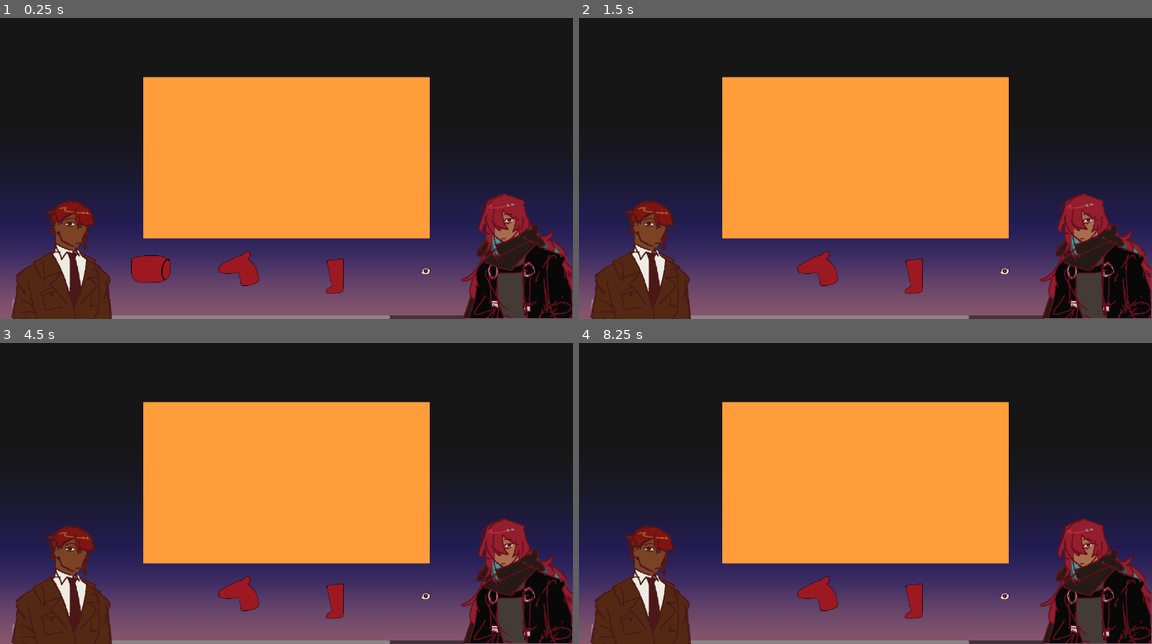
Above: before the commit, frames 1-4 (two rows, left to right).
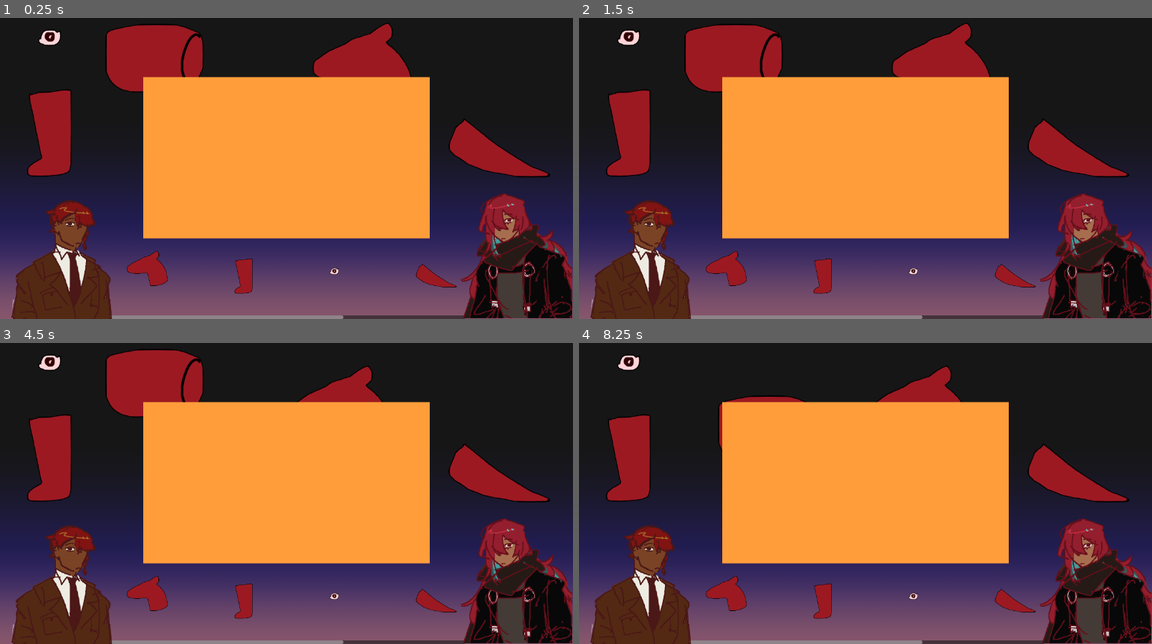
Above: after the commit, the same moments.

Repository: preser00/unbutchershop
Game: Godot game, scene res://scenes/test scenes/sol/sol_test_scene.tscn
The game is run twice, just before and just after one commit, with the same random seed, the same clock (stepped at 60 frames per second) and the same inputs.
Inputs (mouse positions are in pixels of both pictures, inside the frame that each line leads up to; where the layout moved, square brackets give the same spot in the first picture):
- Up to frame 1 (0.25 s): no input
- Up to frame 2 (1.5 s): click (727, 270) [733, 270] at 0.5 s; click (727, 270) at 1.27 s
- Up to frame 3 (4.5 s): click (148, 595) at 2.02 s; tap Enter at 2.75, 4.25 s; move the mouse to (412, 466) at 2.77 s; press the mouse at (412, 466) at 2.78 s; release the mouse at (412, 466) at 3.5 s; tap Space at 3.5 s; drag from (171, 499) to (257, 547) at 3.52 s; move the mouse to (343, 412) at 4.27 s; press the mouse at (343, 412) at 4.28 s
- Up to frame 4 (8.25 s): release the mouse at (922, 412) at 5 s; tap Space at 5, 6.5 s; drag from (836, 547) to (693, 433) at 5.02 s; tap Enter at 5.75 s; move the mouse to (1037, 529) at 5.77 s; press the mouse at (1037, 529) at 5.78 s; release the mouse at (1037, 529) at 6.5 s; drag from (693, 433) to (779, 403) at 6.52 s; move the mouse to (894, 481) at 7.27 s; press the mouse at (894, 481) at 7.28 s; release the mouse at (894, 481) at 8 s; drag from (779, 403) to (750, 499) at 8.02 s

The runs differ from the first frame. In frame 1, 9.4% of the frame differs, in the area x 4-96%, y 1-100%; in frame 2, 9.5%; in frame 3, 8.6%; in frame 4, 5.9%.

Commit message:
draggable meats, screen limit on dragging

Diff:
--- a/project.godot
+++ b/project.godot
@@ -19,6 +19,7 @@
 
 window/size/viewport_width=1280
 window/size/viewport_height=720
+window/vsync/vsync_mode=0
 
 [input]
 
--- /dev/null
+++ b/scene meats/eyemeat.tscn
@@ -0,0 +1,17 @@
+[gd_scene load_steps=3 format=3 uid="uid://b06e3svkl0m68"]
+
+[ext_resource type="Texture2D" uid="uid://ccnlx00w6e65a" path="res://assets/temp assets/test meats/access1.png" id="1_mhtmd"]
+
+[sub_resource type="RectangleShape2D" id="RectangleShape2D_vg0p3"]
+size = Vector2(57, 51)
+
+[node name="eyemeat" type="Node2D"]
+
+[node name="meatimage" type="Sprite2D" parent="."]
+texture = ExtResource("1_mhtmd")
+
+[node name="Area2D" type="Area2D" parent="."]
+
+[node name="CollisionShape2D" type="CollisionShape2D" parent="Area2D"]
+position = Vector2(-3.5, -15.5)
+shape = SubResource("RectangleShape2D_vg0p3")
--- /dev/null
+++ b/scene meats/headmeat.tscn
@@ -0,0 +1,18 @@
+[gd_scene load_steps=3 format=3 uid="uid://bv1w2lgafr14l"]
+
+[ext_resource type="Texture2D" uid="uid://bmponpm7iuwgv" path="res://assets/temp assets/test meats/meat1.png" id="1_8hw4o"]
+
+[sub_resource type="RectangleShape2D" id="RectangleShape2D_vg0p3"]
+size = Vector2(242, 195)
+
+[node name="headmeat" type="Node2D"]
+
+[node name="meatimage" type="Sprite2D" parent="."]
+position = Vector2(25, 8)
+texture = ExtResource("1_8hw4o")
+
+[node name="Area2D" type="Area2D" parent="."]
+
+[node name="CollisionShape2D" type="CollisionShape2D" parent="Area2D"]
+position = Vector2(4, -25.5)
+shape = SubResource("RectangleShape2D_vg0p3")
--- /dev/null
+++ b/scene meats/legmeat.tscn
@@ -0,0 +1,17 @@
+[gd_scene load_steps=3 format=3 uid="uid://cfwukvieu4ox2"]
+
+[ext_resource type="Texture2D" uid="uid://bgx1n2yu7lipw" path="res://assets/temp assets/test meats/meat2.png" id="1_euved"]
+
+[sub_resource type="RectangleShape2D" id="RectangleShape2D_vg0p3"]
+size = Vector2(117, 203.5)
+
+[node name="legmeat" type="Node2D"]
+
+[node name="meatimage" type="Sprite2D" parent="."]
+texture = ExtResource("1_euved")
+
+[node name="Area2D" type="Area2D" parent="."]
+
+[node name="CollisionShape2D" type="CollisionShape2D" parent="Area2D"]
+position = Vector2(2.5, 9.25)
+shape = SubResource("RectangleShape2D_vg0p3")
--- /dev/null
+++ b/scene meats/meat.tscn
@@ -0,0 +1,17 @@
+[gd_scene load_steps=3 format=3 uid="uid://b0444gueukw25"]
+
+[ext_resource type="Texture2D" uid="uid://cua8270cu1yov" path="res://assets/temp assets/test meats/meat3.png" id="1_c03vv"]
+
+[sub_resource type="RectangleShape2D" id="RectangleShape2D_vg0p3"]
+size = Vector2(242, 156)
+
+[node name="meat" type="Node2D"]
+
+[node name="meatimage" type="Sprite2D" parent="."]
+texture = ExtResource("1_c03vv")
+
+[node name="Area2D" type="Area2D" parent="."]
+
+[node name="CollisionShape2D" type="CollisionShape2D" parent="Area2D"]
+position = Vector2(-4, -28)
+shape = SubResource("RectangleShape2D_vg0p3")
--- /dev/null
+++ b/scene meats/tailmeat.tscn
@@ -0,0 +1,17 @@
+[gd_scene load_steps=3 format=3 uid="uid://fbq5g4rp7k1v"]
+
+[ext_resource type="Texture2D" uid="uid://c0my5v0xibqas" path="res://assets/temp assets/test meats/meat4.png" id="1_m636n"]
+
+[sub_resource type="RectangleShape2D" id="RectangleShape2D_vg0p3"]
+size = Vector2(232, 135)
+
+[node name="tailmeat" type="Node2D"]
+
+[node name="meatimage" type="Sprite2D" parent="."]
+texture = ExtResource("1_m636n")
+
+[node name="Area2D" type="Area2D" parent="."]
+
+[node name="CollisionShape2D" type="CollisionShape2D" parent="Area2D"]
+position = Vector2(58, 9.5)
+shape = SubResource("RectangleShape2D_vg0p3")
--- /dev/null
+++ b/scenes/test scenes/sol/meatManager.gd
@@ -0,0 +1,39 @@
+extends Node2D
+
+const COLLISION_MASK_MEAT = 1
+
+var screen_size
+var meat_being_dragged
+
+# Called when the node enters the scene tree for the first time.
+func _ready() -> void:
+	screen_size = get_viewport_rect().size
+
+# Called every frame. 'delta' is the elapsed time since the previous frame.
+func _process(delta: float) -> void:
+	if meat_being_dragged:
+		var mouse_pos = get_global_mouse_position()
+		meat_being_dragged.position = Vector2(clamp(mouse_pos.x, 0, screen_size.x),
+			clamp(mouse_pos.y, 0, screen_size.y))
+
+
+
+func _input(event):
+	if event is InputEventMouseButton and event.button_index == MOUSE_BUTTON_LEFT:
+		if event.pressed:
+			var meat = raycast_check_for_meat()
+			if meat:
+				meat_being_dragged = meat
+		else:
+			meat_being_dragged = null
+
+func raycast_check_for_meat():
+	var space_state = get_world_2d().direct_space_state
+	var parameters = PhysicsPointQueryParameters2D.new()
+	parameters.position = get_global_mouse_position()
+	parameters.collide_with_areas = true
+	parameters.collision_mask = 1
+	var result = space_state.intersect_point(parameters)
+	if result.size() > 0:
+		return result[0].collider.get_parent()
+	return null
--- /dev/null
+++ b/scenes/test scenes/sol/meatmenu.gd
@@ -0,0 +1,13 @@
+extends Node2D
+
+const HAND_COUNT	 = 2
+
+
+# Called when the node enters the scene tree for the first time.
+func _ready() -> void:
+	pass # Replace with function body.
+
+
+# Called every frame. 'delta' is the elapsed time since the previous frame.
+func _process(delta: float) -> void:
+	pass
--- a/scenes/test scenes/sol/sol_test_scene.tscn
+++ b/scenes/test scenes/sol/sol_test_scene.tscn
@@ -10,7 +10,13 @@
 [ext_resource type="Texture2D" uid="uid://c0my5v0xibqas" path="res://assets/temp assets/test meats/meat4.png" id="7_ox1vm"]
 [ext_resource type="Texture2D" uid="uid://jv6lg18waeq0" path="res://assets/temp assets/1280x720bg.png" id="9_nwdyp"]
 [ext_resource type="Texture2D" uid="uid://psqrlqny4ycm" path="res://assets/temp assets/640x360.png" id="9_yeq4o"]
-[ext_resource type="Script" path="res://scenes/test scenes/sol/freedragdrop.gd" id="10_d2o8s"]
+[ext_resource type="PackedScene" uid="uid://b0444gueukw25" path="res://scene meats/meat.tscn" id="12_rp1rd"]
+[ext_resource type="Script" path="res://scenes/test scenes/sol/meatManager.gd" id="13_6vfla"]
+[ext_resource type="Script" path="res://scenes/test scenes/sol/meatmenu.gd" id="13_v3wo7"]
+[ext_resource type="PackedScene" uid="uid://cfwukvieu4ox2" path="res://scene meats/legmeat.tscn" id="15_b08fh"]
+[ext_resource type="PackedScene" uid="uid://bv1w2lgafr14l" path="res://scene meats/headmeat.tscn" id="15_xumo6"]
+[ext_resource type="PackedScene" uid="uid://b06e3svkl0m68" path="res://scene meats/eyemeat.tscn" id="16_ap5je"]
+[ext_resource type="PackedScene" uid="uid://fbq5g4rp7k1v" path="res://scene meats/tailmeat.tscn" id="17_n2ll3"]
 
 [node name="TestScene" type="Node2D"]
 
@@ -135,33 +141,22 @@
 custom_minimum_size = Vector2(800, 200)
 layout_mode = 2
 
-[node name="TextureRect3" type="TextureRect" parent="MeatMenu/Control/ScrollContainer/HBoxContainer"]
-layout_mode = 2
-texture = ExtResource("3_msto8")
-expand_mode = 2
-script = ExtResource("10_d2o8s")
-
-[node name="TextureButton" type="TextureButton" parent="MeatMenu/Control/ScrollContainer/HBoxContainer/TextureRect3"]
-self_modulate = Color(1, 1, 1, 0)
-custom_minimum_size = Vector2(200, 0)
-layout_mode = 2
-anchor_right = 0.995
-anchor_bottom = 0.975
-offset_left = 2.0
-offset_top = -7.0
-offset_right = 2.99998
-offset_bottom = -2.0
-texture_normal = ExtResource("2_cp8j0")
-texture_pressed = ExtResource("5_ynm26")
-texture_hover = ExtResource("4_r3ocl")
-ignore_texture_size = true
-stretch_mode = 0
-
 [node name="TextureRect5" type="TextureRect" parent="MeatMenu/Control/ScrollContainer/HBoxContainer"]
 layout_mode = 2
 texture = ExtResource("2_cp8j0")
 expand_mode = 2
 
+[node name="TextureButton" type="TextureButton" parent="MeatMenu/Control/ScrollContainer/HBoxContainer/TextureRect5"]
+layout_mode = 1
+anchors_preset = -1
+anchor_left = 0.225
+anchor_top = 0.2
+anchor_right = 0.704
+anchor_bottom = 0.715
+offset_right = -55.8
+offset_bottom = -63.0
+scale = Vector2(2.39513, 2.57711)
+
 [node name="TextureRect6" type="TextureRect" parent="MeatMenu/Control/ScrollContainer/HBoxContainer"]
 layout_mode = 2
 texture = ExtResource("4_r3ocl")
@@ -175,6 +170,16 @@
 [node name="TextureRect8" type="TextureRect" parent="MeatMenu/Control/ScrollContainer/HBoxContainer"]
 layout_mode = 2
 texture = ExtResource("7_ox1vm")
+expand_mode = 2
+
+[node name="TextureRect9" type="TextureRect" parent="MeatMenu/Control/ScrollContainer/HBoxContainer"]
+layout_mode = 2
+texture = ExtResource("2_cp8j0")
+expand_mode = 2
+
+[node name="TextureRect10" type="TextureRect" parent="MeatMenu/Control/ScrollContainer/HBoxContainer"]
+layout_mode = 2
+texture = ExtResource("2_cp8j0")
 expand_mode = 2
 
 [node name="Background" type="CanvasLayer" parent="."]
@@ -189,5 +194,24 @@
 texture = ExtResource("9_nwdyp")
 metadata/_edit_lock_ = true
 
-[connection signal="button_down" from="MeatMenu/Control/ScrollContainer/HBoxContainer/TextureRect3/TextureButton" to="MeatMenu/Control/ScrollContainer/HBoxContainer/TextureRect3" method="_on_texture_button_button_down"]
-[connection signal="button_up" from="MeatMenu/Control/ScrollContainer/HBoxContainer/TextureRect3/TextureButton" to="MeatMenu/Control/ScrollContainer/HBoxContainer/TextureRect3" method="_on_texture_button_button_up"]
+[node name="meatmenu" type="Node2D" parent="."]
+script = ExtResource("13_v3wo7")
+
+[node name="meatmanager" type="Node2D" parent="."]
+position = Vector2(1, 18)
+script = ExtResource("13_6vfla")
+
+[node name="meat" parent="meatmanager" instance=ExtResource("12_rp1rd")]
+position = Vector2(352, 148)
+
+[node name="headmeat" parent="meatmanager" instance=ExtResource("15_xumo6")]
+position = Vector2(813, 162)
+
+[node name="legmeat" parent="meatmanager" instance=ExtResource("15_b08fh")]
+position = Vector2(109, 276)
+
+[node name="eyemeat" parent="meatmanager" instance=ExtResource("16_ap5je")]
+position = Vector2(113, 90)
+
+[node name="tailmeat" parent="meatmanager" instance=ExtResource("17_n2ll3")]
+position = Vector2(1058, 312)
Not shown: 1 places in scenes/test scenes/sol/sol_test_scene.tscn that only renumber resources
